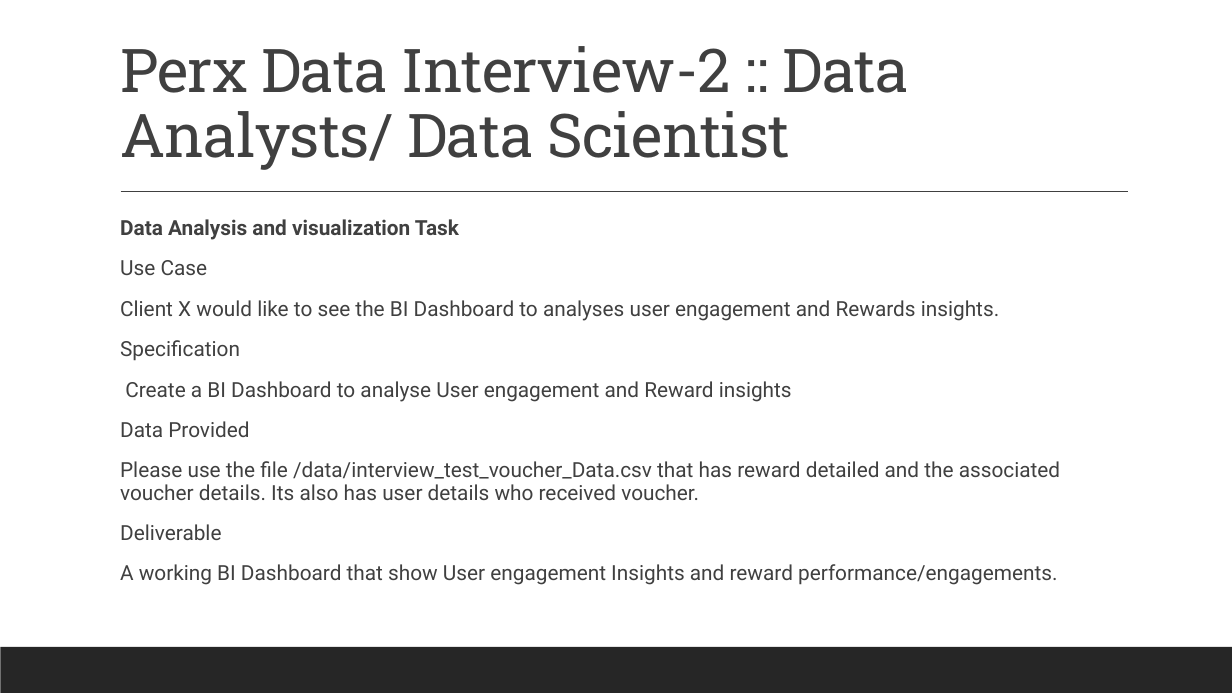
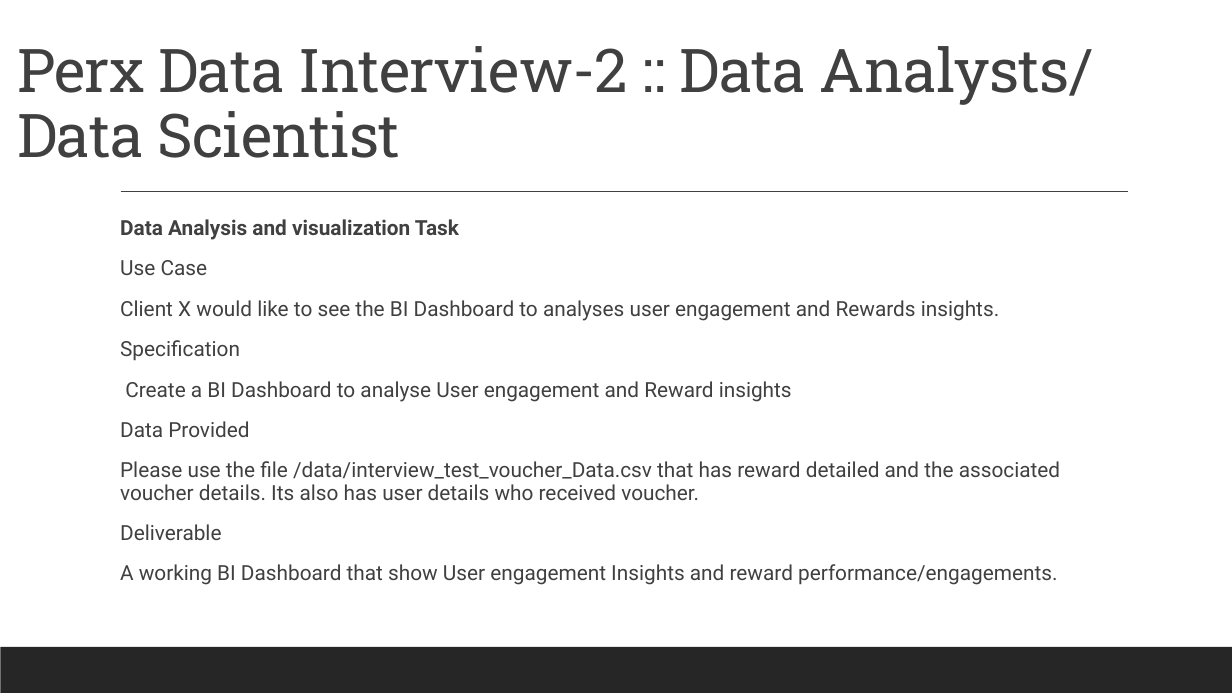
Before and after one commit to reykiza04/Perx_tech, a slide deck: slide 7 of Reyki Seprianza_explaination.pptx (slide 5 before the commit). Drawn at 1232x693 pixels with LibreOffice and Linux fonts; fonts in the diff are those of the drawing. Boxes give left, top, right and bottom in pixels: in the first picture for what was removed or moved away, otherwise in the second. Text is boxed around its words. In the diff, an @@ line names an element or a change of style, - is before the commit and + after.

```diff
--- a/Reyki Seprianza_explaination.pptx
+++ b/Reyki Seprianza_explaination.pptx
@@ title "Perx Data Interview-2 :: Data ..." rewrapped from [120, 46, 909, 170] to [17, 46, 1094, 158] @@
```
Also in this commit, not shown: 11 other slides changed, 2 slides added, 8 other files.
